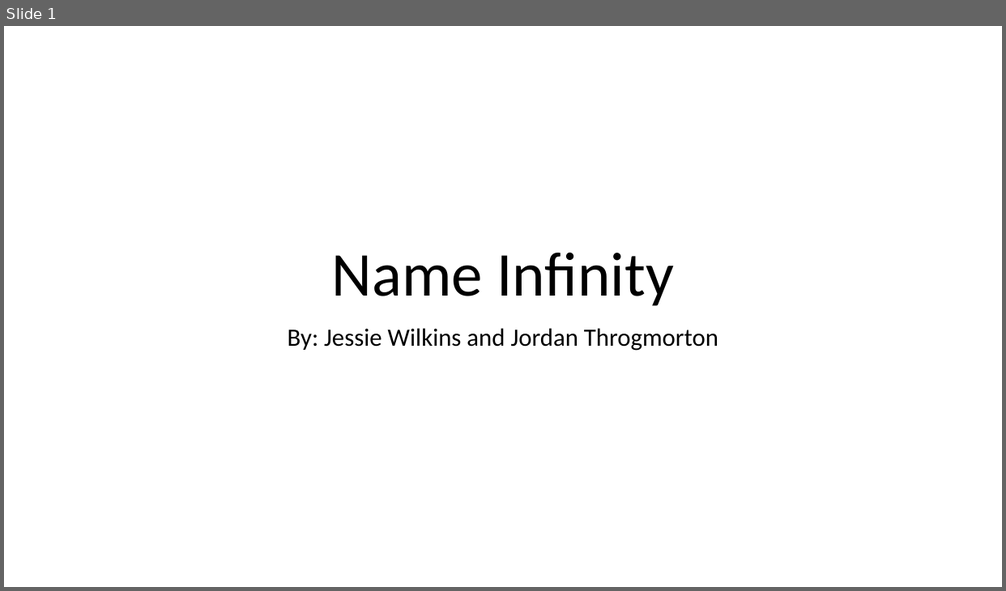
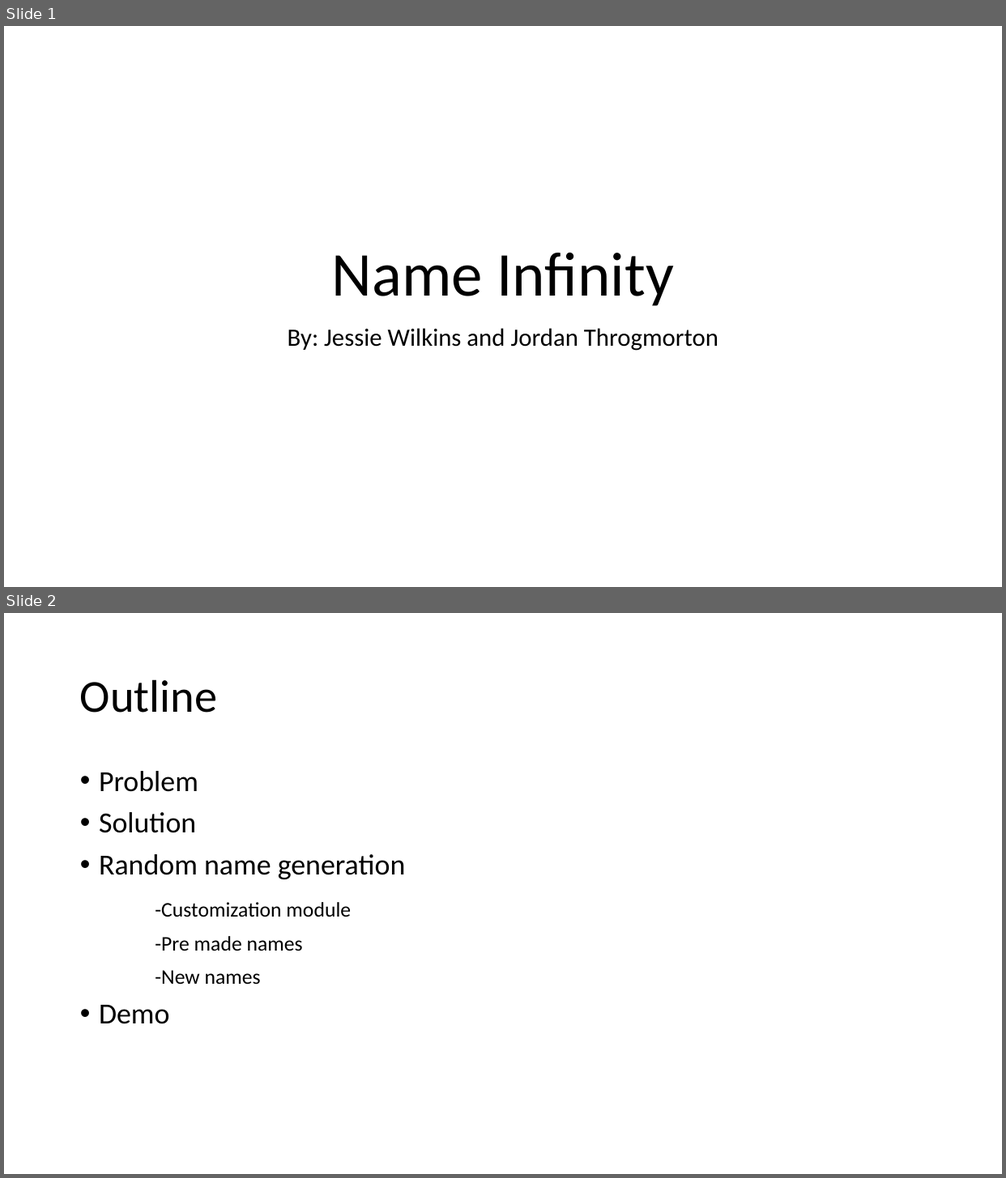
Before and after one commit to Jessie-Wilkins/NameInfinity, a slide deck: Name Infinity.pptx. Shown one above the other, each under a label of ours: slide 1 before the commit, slides 1 and 2 after it. The pictures are 1006x591 and 1006x1178 pixels, drawn with LibreOffice and Linux fonts; fonts in the diff are those of the drawing. Boxes give left, top, right and bottom in pixels: in the first picture for what was removed or moved away, otherwise in the second. Text is boxed around its words. In the diff, an @@ line names an element or a change of style, - is before the commit and + after.

Commit message:
Power point
Added additional slides including overview, problem, solution, and business applications

```diff
--- a/Name Infinity.pptx
+++ b/Name Infinity.pptx
@@ slide 2 added at [4,613,1002,1174], background #FFFFFF @@
@@ title added at [80,679,217,713], 44 pt, text #000000 @@
+Outline
@@ text added at [99,771,406,1024], 20 pt, text #000000 @@
+• Problem
+• Solution
+• Random name generation
+-Customization module
+-Pre made names
+-New names
+• Demo
```
Also in this commit, not shown: 1 slide changed, 4 other slides added.
